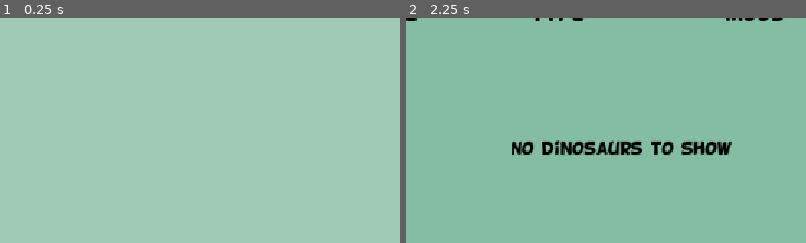
Above: before the commit, frames 1-2 (left to right).
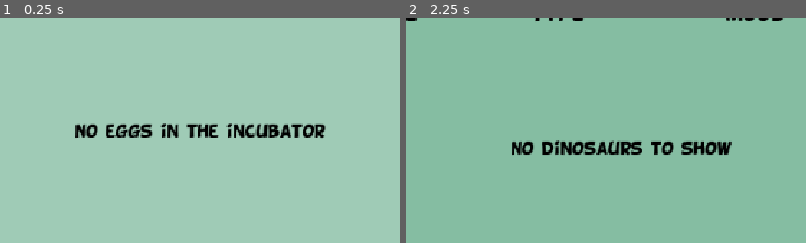
Above: after the commit, the same moments.

Repository: MathrimC/fiftyshadesofprey
Game: Godot game, scene res://scenes/incubator/incubator.tscn
Same seed, same stepped clock (60 frames per second), same inputs: the game is played once before the commit and once after it. This scene is started directly instead of the project's main scene.
Inputs (mouse positions are % of the whole screen's width and height, from its top left):
- Up to frame 1 (0.25 s): no input
- Up to frame 2 (2.25 s): click (17, 8) at 0.5 s; click (83, 9) at 1.27 s; click (17, 8) at 2.02 s
The pictures show only the part of the screen within x 25-75%, y 25-75%; the shares and areas given below are measured in that part.

The runs differ from the first frame. In frame 1, 2.7% of the frame differs, in the area x 18-82%, y 46-54%; in frame 2, nothing differs.
Error before the commit: Invalid access to property or key 'eggs' on a base object of type 'Nil'. (res://scenes/incubator/incubator.gd:7)
Error after the commit: Invalid access to property or key 'eggs' on a base object of type 'Nil'. (res://scenes/incubator/incubator.gd:8)

Commit message:
naming new dinosaurs

Diff:
--- a/scenes/incubator/incubator.gd
+++ b/scenes/incubator/incubator.gd
@@ -1,19 +1,22 @@
 class_name Incubator
 extends Control
 
-@export var container: GridContainer
+@export var container: Container
+@export var empty_label: Label
 
 func _ready() -> void:
 	for dinosaur in game_manager.game_data.eggs:
 		var incubatoregg: Incubatoregg = load(Resources.scenes[Resources.Scene.INCUBATOREGG]).instantiate()
 		incubatoregg.dinosaur = dinosaur
 		container.add_child(incubatoregg)
+	empty_label.visible = game_manager.game_data.eggs.is_empty()
 	game_manager.egg_created.connect(on_egg_created)
 
 func _dinosaur_button_pressed() -> void:
 	game_manager.switch_scene(Resources.Scene.DINOS)
 
 func on_egg_created(dinosaur: DinosaurInstance) -> void:
+	empty_label.hide()
 	var incubatoregg: Incubatoregg = load(Resources.scenes[Resources.Scene.INCUBATOREGG]).instantiate()
 	incubatoregg.dinosaur = dinosaur
 	container.add_child(incubatoregg)
--- a/scenes/incubator/incubator.tscn
+++ b/scenes/incubator/incubator.tscn
@@ -1,11 +1,12 @@
-[gd_scene load_steps=5 format=3 uid="uid://dn2qskwce072c"]
+[gd_scene load_steps=6 format=3 uid="uid://dn2qskwce072c"]
 
 [ext_resource type="Texture2D" uid="uid://d2ceqoanmq073" path="res://img/dinos/incubator_background.png" id="1_52obv"]
 [ext_resource type="Script" uid="uid://dqnjbtmohu4" path="res://scenes/incubator/incubator.gd" id="1_u1mqc"]
 [ext_resource type="Texture2D" uid="uid://cbvvhohh1mpf6" path="res://img/dinos/dinosaur_text.png" id="2_wkwvt"]
 [ext_resource type="Texture2D" uid="uid://bbi0p2vu4j7eu" path="res://img/dinos/incubator text.png" id="3_scwkn"]
+[ext_resource type="Theme" uid="uid://d153qfgnveiau" path="res://cartoon_theme.tres" id="5_btbs1"]
 
-[node name="Incubator" type="Control" node_paths=PackedStringArray("container")]
+[node name="Incubator" type="Control" node_paths=PackedStringArray("container", "empty_label")]
 layout_mode = 3
 anchors_preset = 15
 anchor_right = 1.0
@@ -14,6 +15,7 @@
 grow_vertical = 2
 script = ExtResource("1_u1mqc")
 container = NodePath("GridContainer")
+empty_label = NodePath("EmptyLabel")
 
 [node name="Background" type="TextureRect" parent="."]
 layout_mode = 1
@@ -64,4 +66,25 @@
 grow_horizontal = 0
 texture_normal = ExtResource("3_scwkn")
 
+[node name="EmptyLabel" type="Label" parent="."]
+layout_mode = 1
+anchors_preset = 8
+anchor_left = 0.5
+anchor_top = 0.5
+anchor_right = 0.5
+anchor_bottom = 0.5
+offset_left = -158.5
+offset_top = -12.5
+offset_right = 158.5
+offset_bottom = 12.5
+grow_horizontal = 2
+grow_vertical = 2
+size_flags_horizontal = 4
+theme = ExtResource("5_btbs1")
+theme_override_colors/font_color = Color(0, 0, 0, 1)
+theme_override_font_sizes/font_size = 21
+text = "No eggs in the incubator"
+horizontal_alignment = 1
+vertical_alignment = 1
+
 [connection signal="pressed" from="DinosaurButton" to="." method="_dinosaur_button_pressed"]
--- a/scenes/incubator/place_egg.gd
+++ b/scenes/incubator/place_egg.gd
@@ -2,12 +2,18 @@
 extends Node
 
 @export var map: Map
+@export var dinosaur_naming: Container
 
 var dinosaur: DinosaurInstance
 
 func _ready() -> void:
+	dinosaur_naming.hide()
 	map.lot_selected.connect(on_lot_selected)
 
 func on_lot_selected(lot_number: int) -> void:
 	if game_manager.place_dinosaur(dinosaur, lot_number):
-		game_manager.switch_scene(Resources.Scene.INCUBATOR)
+		dinosaur_naming.show()
+
+func on_name_submitted(dino_name: String) -> void:
+	dinosaur.name = dino_name
+	game_manager.switch_scene(Resources.Scene.DINOPARK)
--- a/scenes/incubator/place_egg.tscn
+++ b/scenes/incubator/place_egg.tscn
@@ -1,11 +1,53 @@
-[gd_scene load_steps=3 format=3 uid="uid://cpqo0jl4dj3cm"]
+[gd_scene load_steps=4 format=3 uid="uid://cpqo0jl4dj3cm"]
 
 [ext_resource type="Script" uid="uid://y0k0ymgatko3" path="res://scenes/incubator/place_egg.gd" id="1_w8xib"]
 [ext_resource type="PackedScene" uid="uid://dyj6peppi2grb" path="res://scenes/map/map.tscn" id="2_t74ks"]
+[ext_resource type="Theme" uid="uid://d153qfgnveiau" path="res://cartoon_theme.tres" id="3_t74ks"]
 
-[node name="PlaceEgg" type="Node" node_paths=PackedStringArray("map")]
+[node name="PlaceEgg" type="Node" node_paths=PackedStringArray("map", "dinosaur_naming")]
 script = ExtResource("1_w8xib")
 map = NodePath("Map")
+dinosaur_naming = NodePath("DinosaurNaming")
 
 [node name="Map" parent="." instance=ExtResource("2_t74ks")]
 mode = 2
+
+[node name="DinosaurNaming" type="PanelContainer" parent="."]
+anchors_preset = 8
+anchor_left = 0.5
+anchor_top = 0.5
+anchor_right = 0.5
+anchor_bottom = 0.5
+offset_left = -318.5
+offset_top = -60.5
+offset_right = 318.5
+offset_bottom = 60.5
+grow_horizontal = 2
+grow_vertical = 2
+
+[node name="MarginContainer" type="MarginContainer" parent="DinosaurNaming"]
+layout_mode = 2
+theme_override_constants/margin_left = 20
+theme_override_constants/margin_top = 20
+theme_override_constants/margin_right = 20
+theme_override_constants/margin_bottom = 20
+
+[node name="VBoxContainer" type="VBoxContainer" parent="DinosaurNaming/MarginContainer"]
+layout_mode = 2
+theme_override_constants/separation = 15
+
+[node name="Label" type="Label" parent="DinosaurNaming/MarginContainer/VBoxContainer"]
+layout_mode = 2
+theme = ExtResource("3_t74ks")
+text = "Enter a name for the new dinosaur"
+horizontal_alignment = 1
+vertical_alignment = 1
+
+[node name="LineEdit" type="LineEdit" parent="DinosaurNaming/MarginContainer/VBoxContainer"]
+custom_minimum_size = Vector2(0, 50)
+layout_mode = 2
+theme = ExtResource("3_t74ks")
+placeholder_text = "dinosaur name"
+alignment = 1
+
+[connection signal="text_submitted" from="DinosaurNaming/MarginContainer/VBoxContainer/LineEdit" to="." method="on_name_submitted"]
